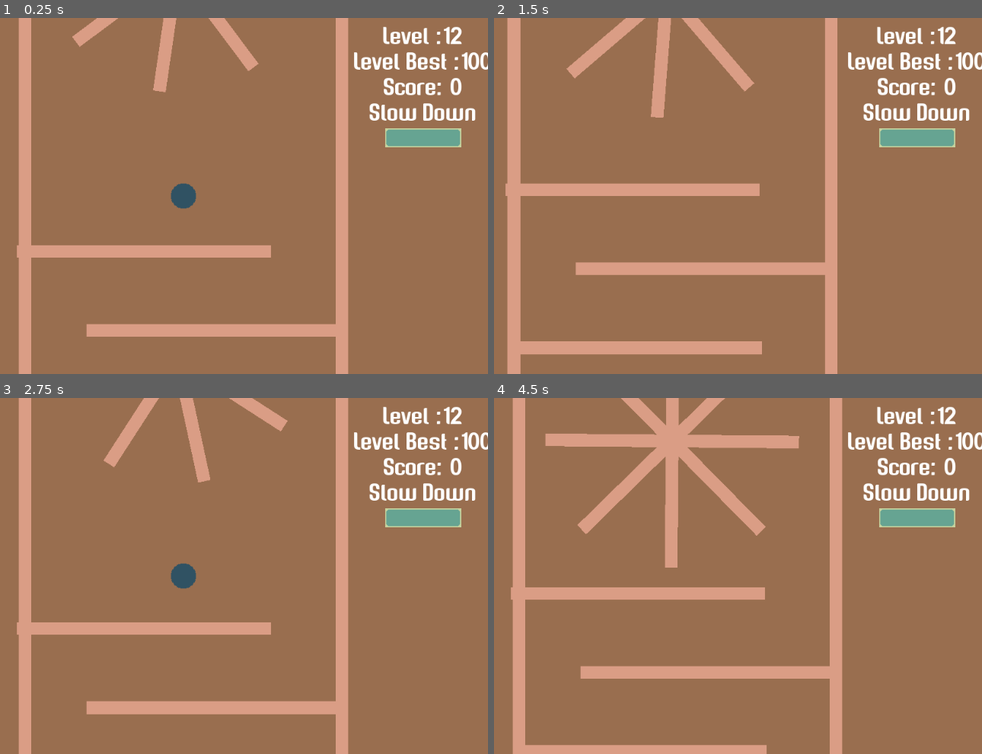
Above: before the commit, frames 1-4 (two rows, left to right).
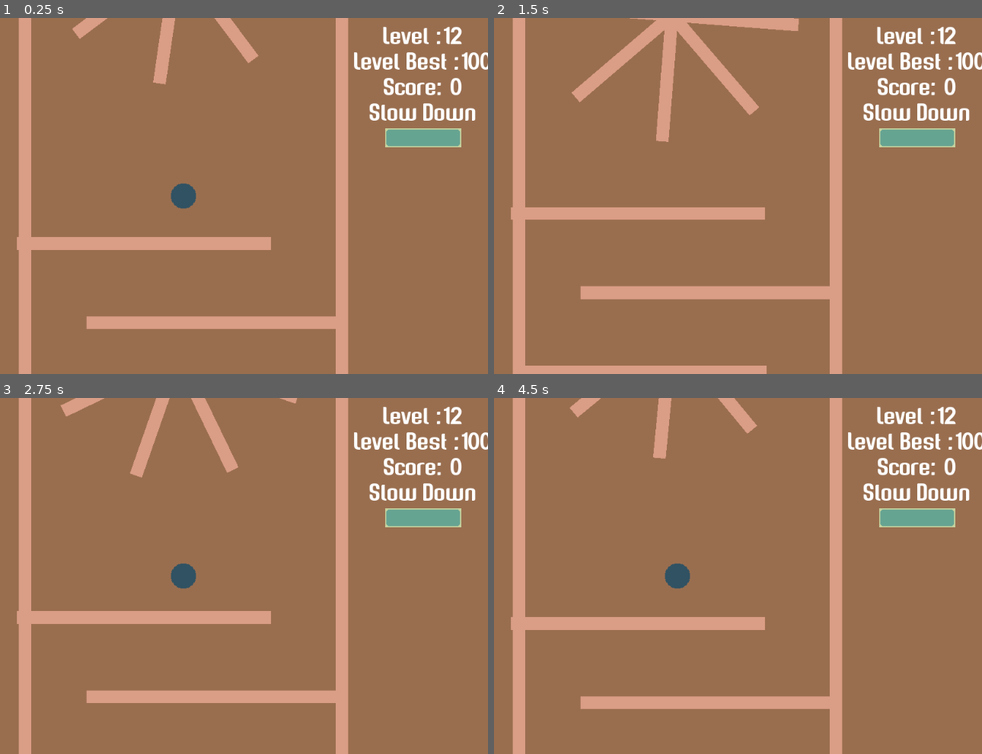
Above: after the commit, the same moments.

Repository: CoderJet/MGJ-2019
Game: Godot game, scene res://src/scenes/World-12.tscn
Same seed, same stepped clock (60 frames per second), same inputs: the game is played once before the commit and once after it. This scene is started directly instead of the project's main scene.
Inputs (mouse positions are in pixels of both pictures, inside the frame that each line leads up to):
- Up to frame 1 (0.25 s): no input
- Up to frame 2 (1.5 s): tap Enter at 0.5 s; move the mouse to (811, 178) at 0.52 s; hold Space (activate) 0.53-1.28 s; click (811, 178) at 0.67 s; move the mouse to (557, 213) at 1.27 s; tap Space (activate) at 1.35 s; click (557, 213) at 1.42 s
- Up to frame 3 (2.75 s): move the mouse to (244, 497) at 2.02 s; hold Space (activate) from 2.03 s (still down); click (244, 497) at 2.17 s
- Up to frame 4 (4.5 s): move the mouse to (645, 647) at 2.77 s; release Space (activate) at 2.78 s; tap Space (activate) at 2.85, 4.35 s; click (645, 647) at 2.92 s; move the mouse to (860, 629) at 3.52 s; hold Space (activate) 3.53-4.28 s; click (860, 629) at 3.67 s; move the mouse to (494, 522) at 4.27 s; click (494, 522) at 4.42 s

The runs differ from the first frame. In frame 1, 5.3% of the frame differs, in the area x 3-69%, y 0-90%; in frame 2, 18%, in the area x 2-72%, y 0-100%; in frame 3, 9.4%; in frame 4, 14%.

Commit message:
Final stoof

Diff:
--- a/src/scenes/World-11.tscn
+++ b/src/scenes/World-11.tscn
@@ -4,7 +4,7 @@
 [ext_resource path="res://src/obstacle/obstacle.tscn" type="PackedScene" id=2]
 [ext_resource path="res://src/entities/rotator.tscn" type="PackedScene" id=3]
 
-[node name="World" instance=ExtResource( 1 )]
+[node name="World" index="0" instance=ExtResource( 1 )]
 level_no = 11
 
 [node name="CollisionPolygon2D" parent="." index="0"]
@@ -63,13 +63,13 @@
 [node name="Rotator" parent="Obstacles" index="12" instance=ExtResource( 3 )]
 position = Vector2( 106, 2 )
 scale = Vector2( 12, 4 )
-rotate_amount = 8
+rotate_amount = 7
 
 [node name="Rotator2" parent="Obstacles" index="13" instance=ExtResource( 3 )]
 position = Vector2( 106, 2 )
 rotation = 1.5708
 scale = Vector2( 12, 4 )
-rotate_amount = 8
+rotate_amount = 7
 
 [node name="Player" parent="." index="3"]
 position = Vector2( -340, 2 )
--- a/src/scenes/World-12.tscn
+++ b/src/scenes/World-12.tscn
@@ -5,7 +5,7 @@
 [ext_resource path="res://src/entities/rotator.tscn" type="PackedScene" id=3]
 [ext_resource path="res://src/entities/Enemies/enemy.tscn" type="PackedScene" id=4]
 
-[node name="World" instance=ExtResource( 1 )]
+[node name="World" index="0" instance=ExtResource( 1 )]
 level_no = 12
 
 [node name="CollisionPolygon2D" parent="." index="0"]
@@ -275,7 +275,7 @@
 
 [node name="Player" parent="." index="3"]
 editor/display_folded = false
-position = Vector2( 0, 470 )
+position = Vector2( 0, 480 )
 
 [node name="SceneExit" parent="." index="5"]
 position = Vector2( 1.70555, 2400 )
--- a/src/scenes/World-7.tscn
+++ b/src/scenes/World-7.tscn
@@ -4,14 +4,11 @@
 [ext_resource path="res://src/obstacle/obstacle.tscn" type="PackedScene" id=2]
 [ext_resource path="res://src/entities/Enemies/enemy.tscn" type="PackedScene" id=3]
 
-[node name="World" index="0" instance=ExtResource( 1 )]
+[node name="World" instance=ExtResource( 1 )]
 level_no = 7
 
 [node name="CollisionPolygon2D" parent="." index="0"]
 polygon = PoolVector2Array( -480, 410, -480, -210, 460, -210, 460, 410, 230, 410, 230, 80, -250, 80, -250, 410 )
-
-[node name="Obstacles" parent="." index="1"]
-editor/display_folded = true
 
 [node name="Obstacle" parent="Obstacles" index="0" instance=ExtResource( 2 )]
 position = Vector2( -10, -210 )
@@ -48,9 +45,6 @@
 [node name="Obstacle4" parent="Obstacles" index="7" instance=ExtResource( 2 )]
 position = Vector2( 345, 415 )
 scale = Vector2( 7.5, 0.5 )
-
-[node name="Enemies" parent="." index="2"]
-editor/display_folded = true
 
 [node name="Enemy" parent="Enemies" index="0" instance=ExtResource( 3 )]
 position = Vector2( -450, 100 )
Not shown, added: Build/GameJam.exe
Not shown, added: Build/GameJam.pck
Not shown, added: DimensionalSlowDown.zip
Not shown, added: DimensionalSlowDown/DimensionalSlowDown.exe
Not shown, added: DimensionalSlowDown/DimensionalSlowDown.pck
